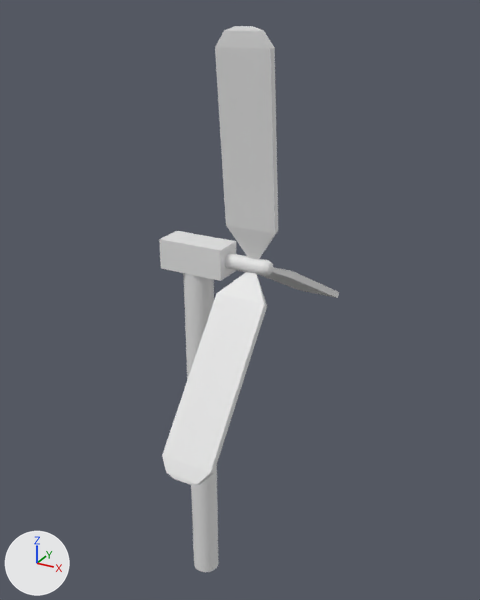
Before and after pictures for a commit that changed the Blender file models/samples/rotate.blend.
Before and after are seen from a 50 mm lens placed at (7.01, -10.94, 12.67), pointed at (0.51, 0.88, 6.75). The lights are fixed; the arrows at lower left show +X, +Y and +Z.
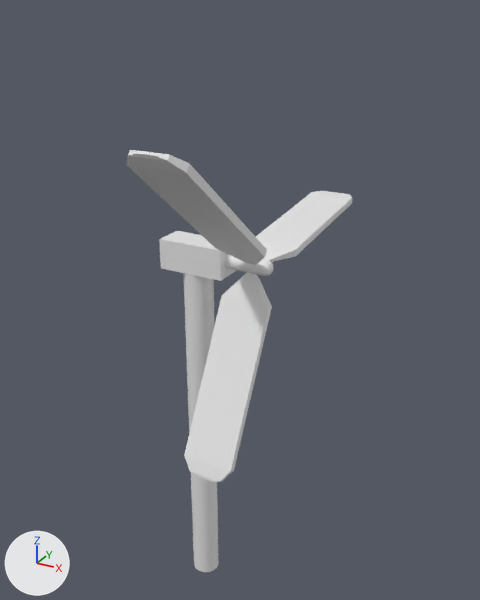
Where the change shows, as pixel boxes (x1, y1, x2, y2) in the pictures (480 x 600 px):
'Cylinder.001', turned: before (162, 26, 339, 485); after (126, 150, 352, 482)

The change, as a diff of the scene's bpy script:
```diff
--- a/models/samples/rotate.blend.py
+++ b/models/samples/rotate.blend.py
@@ ob_cylinder_001 @@
 ob_cylinder_001.rotation_mode = 'ZXY'
-ob_cylinder_001.rotation_euler = (0.0, 1.571, 0.0)  # degrees (0, 90, 0)
+ob_cylinder_001.rotation_euler = (0.0, 1.571, -1.571)  # degrees (0, 90, -90)
 ob_cylinder_001.scale = (0.158, 0.158, 1.11)
```
